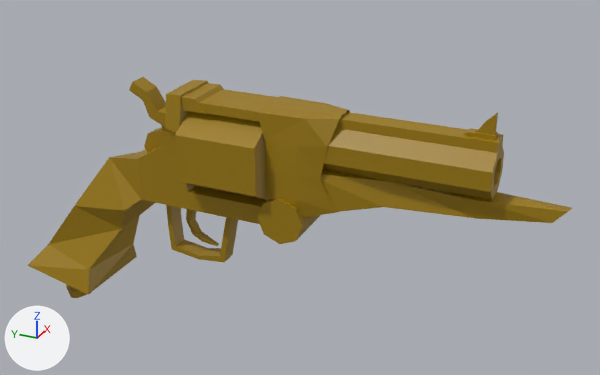
The Blender file Assets/Models/Props/bh_gunwand.blend, before and after one commit.
Rendered twice from a camera (50 mm lens) standing at (-0.939, -0.591, 0.772) and looking at (0.036, -0.153, 0.285). Every picture has the same lights, and +X, +Y and +Z are marked at lower left.

The first picture shows 'body_wrap'.
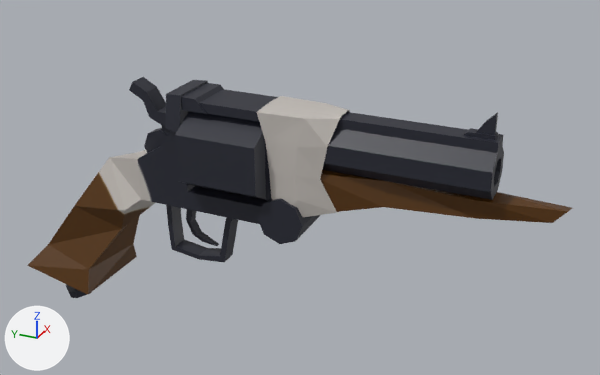
Where the newer file only moved an object's origin or applied its transform, the numbers keep the older frame.

What differs and where, as boxes [x1, y1, x2, y2] in the pictures (600 x 375 px):
'body_wrap', surface changed (yellow to grey): [27, 77, 572, 298] in both

The edits, one by one:
Picture 'gunmat' (img_gunmat) is new.
In material 'Material.002' (mat_material_002), base_color is no longer (0.344, 0.204, 0.0), yellow #9e7d00.
In material 'Material.002' (mat_material_002), texture is now set to img_gunmat.
